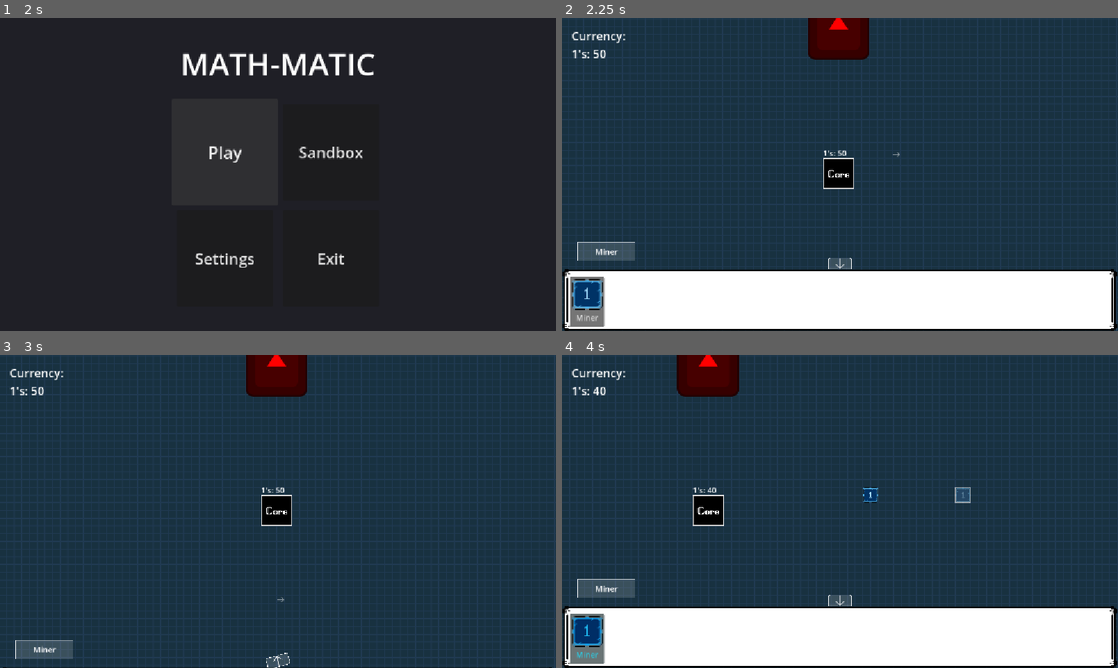
Above: before the commit, frames 1-4 (two rows, left to right).
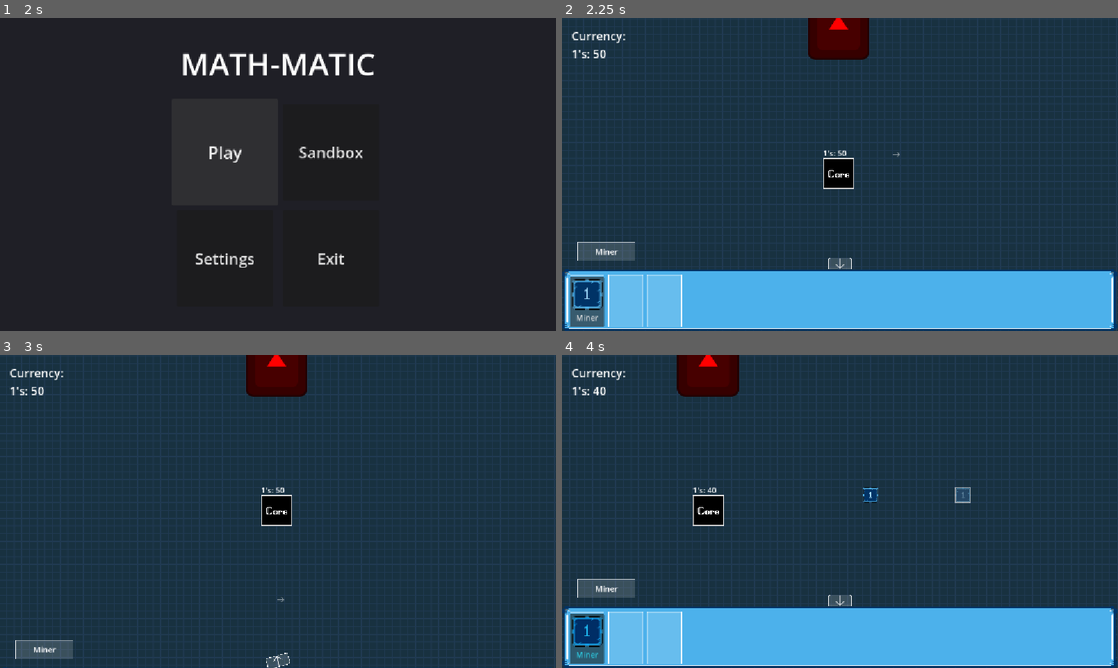
Above: after the commit, the same moments.

Repository: ast4rt3/math-matic
Game: Godot game, scene res://main_menu.tscn
Two runs of this game, one before a commit and one after it. Both use one fixed random seed, a clock stepped at 60 frames per second and the inputs below. The engine's default icon, where the game draws it, is replaced by a stand-in: a white triangle on a blue panel in a dark square.
Inputs (mouse positions are in pixels of both pictures, inside the frame that each line leads up to):
- Up to frame 1 (2 s): click "Play" at 0.5 s; click "Play" at 1.25 s
- Up to frame 2 (2.25 s): click "Sandbox" at 2 s
- Up to frame 3 (3 s): click (278, 599) at 2.75 s
- Up to frame 4 (4 s): tap Enter at 3.5 s; move the mouse to (962, 495) at 3.52 s; hold D from 3.53 s (still down); tap 1 at 3.6 s; click (962, 495) at 3.67 s

Frame 1 is identical in both runs. In frame 2, 19% of the frame differs, in the area x 0-100%, y 80-100%; in frame 3, 0.2%; in frame 4, 19%.

Commit message:
fix: design changes on building tray and item travel speed on wire adjustment

Diff:
--- a/WireSystem.gd
+++ b/WireSystem.gd
@@ -99,7 +99,7 @@
 	return pts
 
 func process_items(delta: float, game_speed: float):
-	var speed = 300.0 * game_speed
+	var speed = 1500.0 * game_speed
 
 	for t in wire_grid:
 		wire_grid[t].update_progress(delta, speed)
--- a/project.godot
+++ b/project.godot
@@ -17,6 +17,7 @@
 
 [display]
 
+window/size/mode=3
 window/stretch/mode="canvas_items"
 window/stretch/aspect="expand"
 
Binary file changed: asset/UI/buildingTray.png
